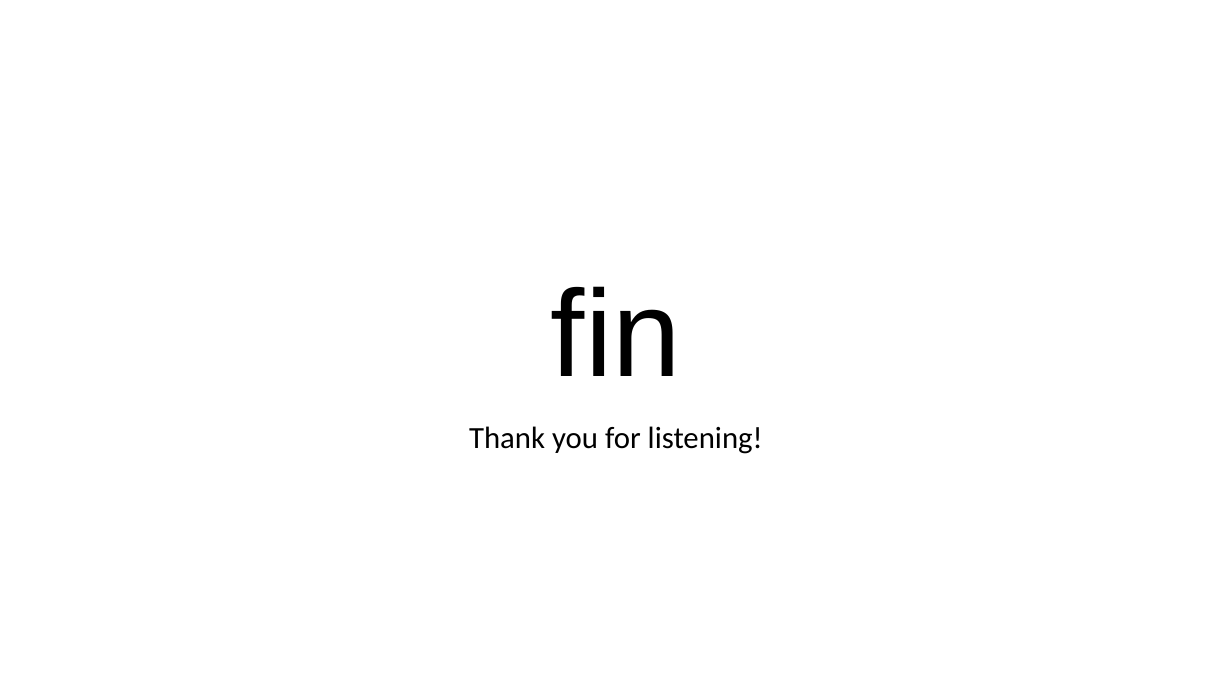
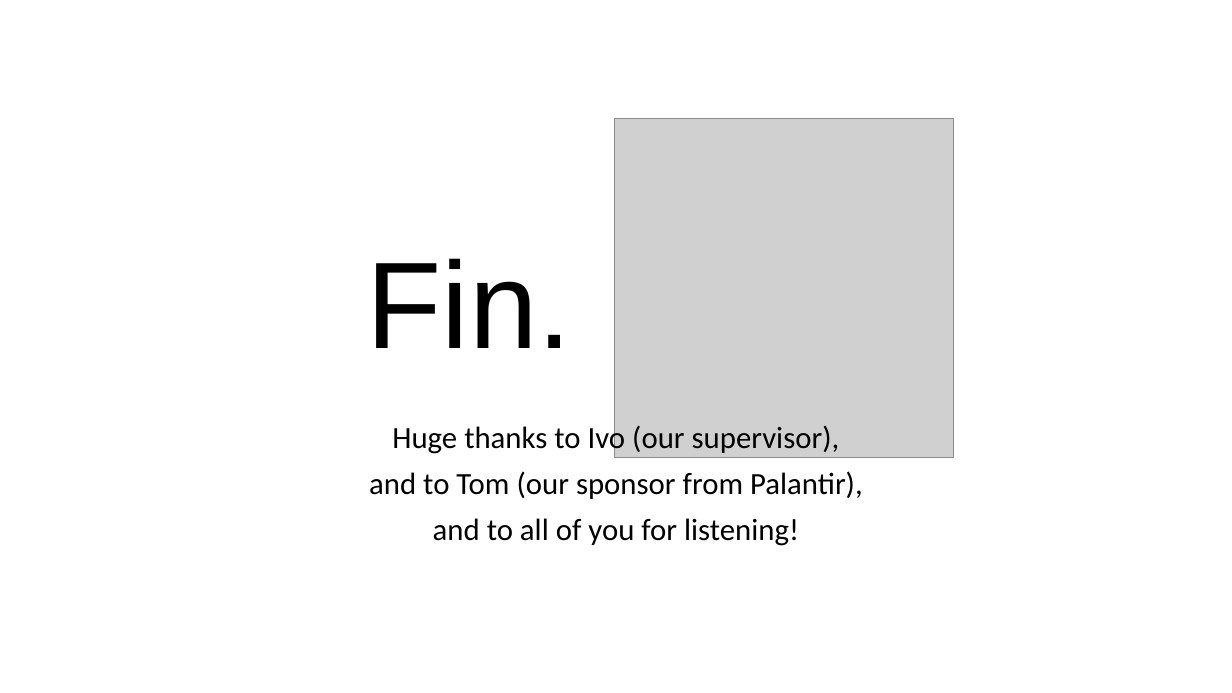
Before and after one commit to robertbastian/robin, a slide deck: slide 13 of presentation/group5_presentation.pptx (slide 8 before the commit). Drawn at 1232x693 pixels with LibreOffice and Linux fonts; fonts in the diff are those of the drawing; grey boxes stand for pictures. Boxes give left, top, right and bottom in pixels: in the first picture for what was removed or moved away, otherwise in the second. Text is boxed around its words. In the diff, an @@ line names an element or a change of style, - is before the commit and + after.

```diff
--- a/presentation/group5_presentation.pptx
+++ b/presentation/group5_presentation.pptx
@@ picture added at [615,118,954,457] @@
@@ title at [367,258,572,348]: text changed @@
-fin
+Fin.
@@ subtitle at [369,422,863,546]: text changed @@
-Thank you for listening!
+Huge thanks to Ivo (our supervisor),
+and to Tom (our sponsor from Palantir),
+and to all of you for listening!
```
Also in this commit, not shown: 1 other slide changed, 6 slides added, 1 slide removed.
